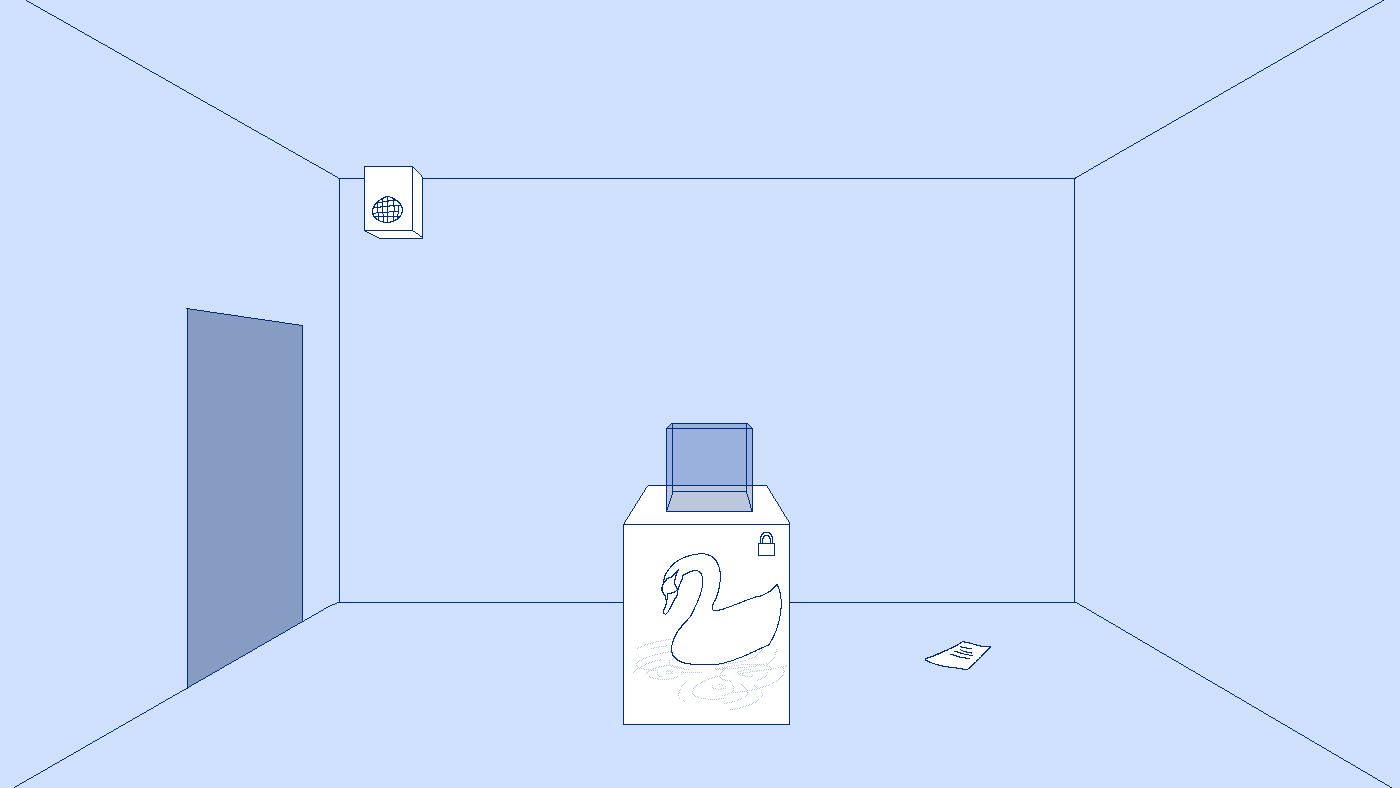
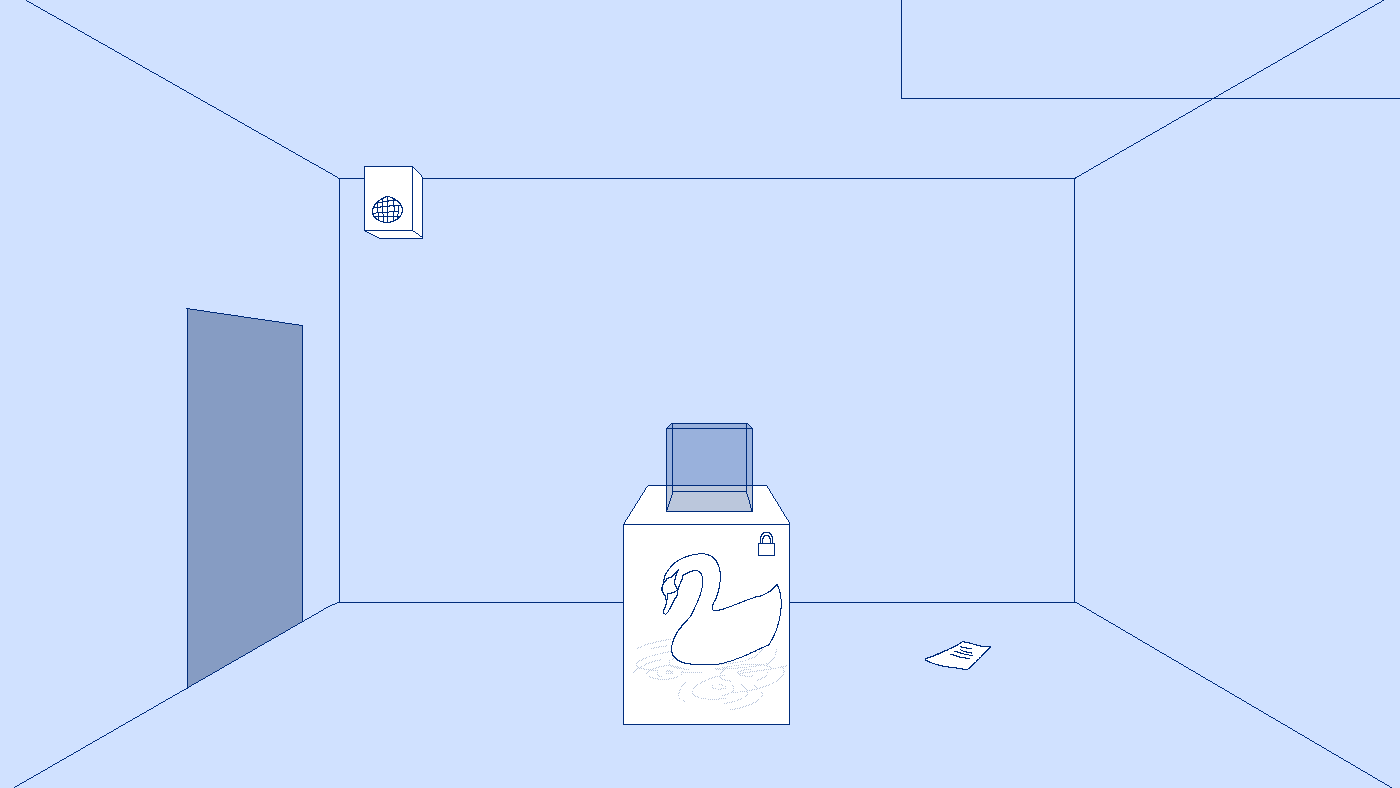
The second 1400x788 image is a revision of the first. Changes to its layers:
added layer "Paint Layer 6" above "note" over box(901, 0, 1400, 99)
painted on "Paint Layer 1" over box(901, 0, 1400, 99)
painted on "Background" over box(901, 0, 1400, 99)
